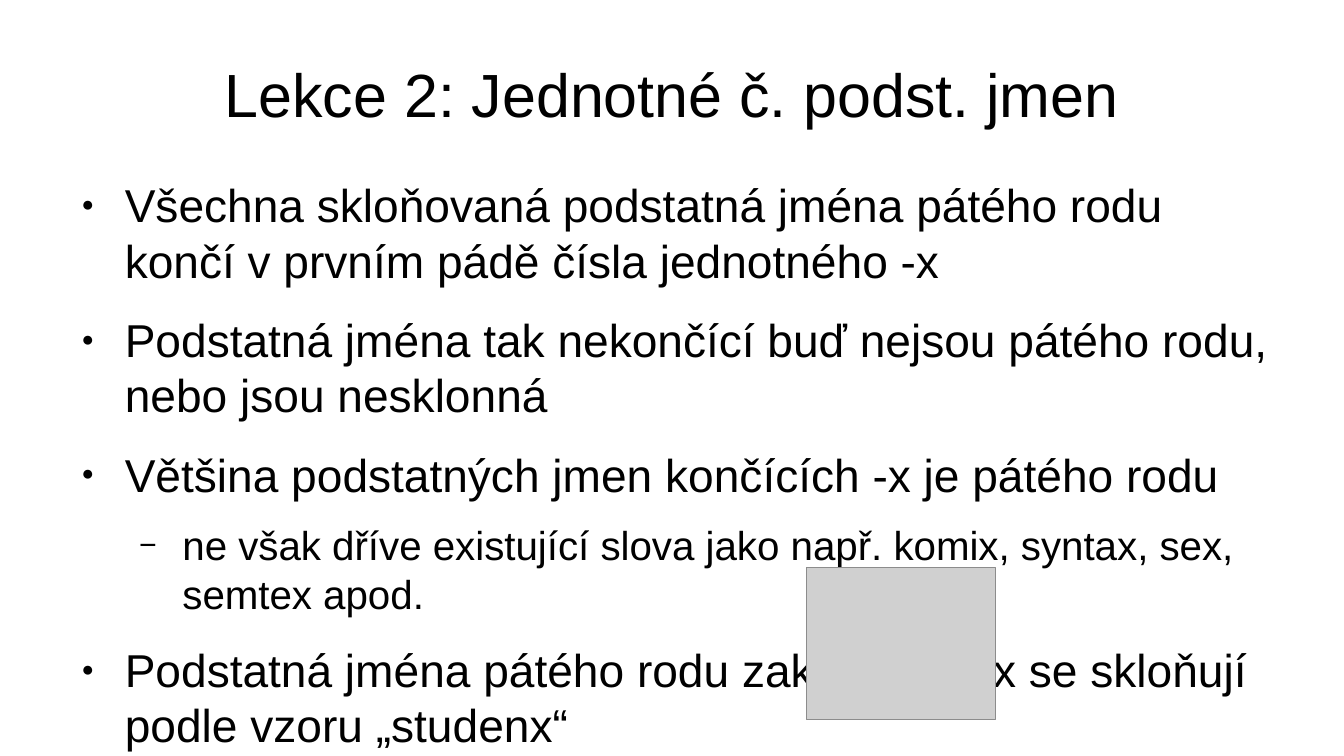
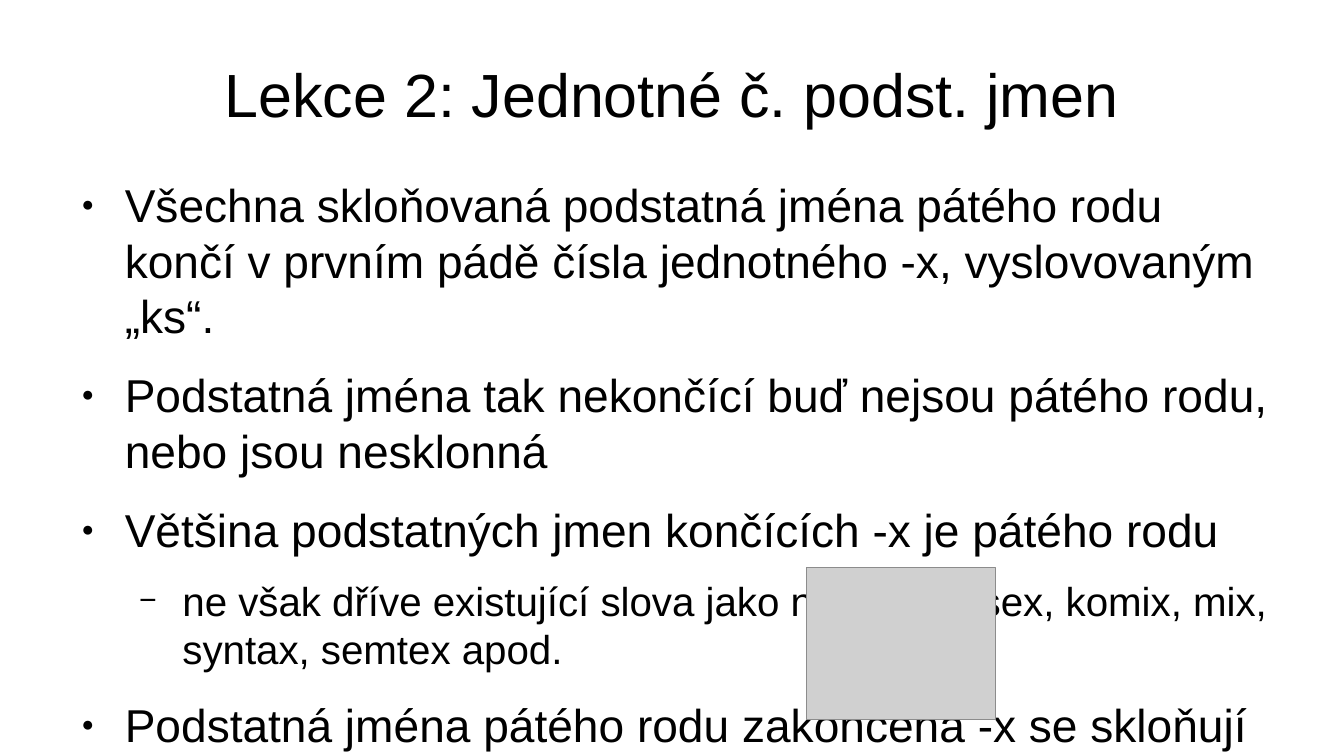
Before and after one commit to singularis-mzf/paty-rod, a slide deck: slide 11 of kurz/01-zacatecnix.odp. Drawn at 1344x756 pixels with LibreOffice and Linux fonts; fonts in the diff are those of the drawing; grey boxes stand for pictures; background and template pictures are left out. Boxes give left, top, right and bottom in pixels: in the first picture for what was removed or moved away, otherwise in the second. Text is boxed around its words. In the diff, an @@ line names an element or a change of style, - is before the commit and + after.

```diff
--- a/kurz/01-zacatecnix.odp
+++ b/kurz/01-zacatecnix.odp
@@ text at [125, 188, 1254, 339]: text changed @@
-● Všechna skloňovaná podstatná jména pátého rodu končí v prvním pádě čísla jednotného -x
+● Všechna skloňovaná podstatná jména pátého rodu končí v prvním pádě čísla jednotného -x, vyslovovaným „ks“.
@@ text at [182, 584, 1267, 672]: text changed @@
-  − ne však dříve existující slova jako např. komix, syntax, sex, semtex apod.
+  − ne však dříve existující slova jako např. box, sex, komix, mix, syntax, semtex apod.
```
Also in this commit, not shown: 2 other slides changed, 2 slides added, 3 other files.
